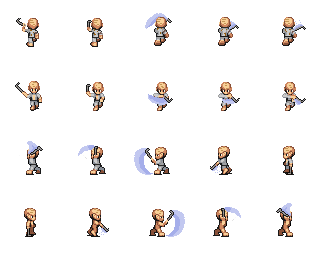
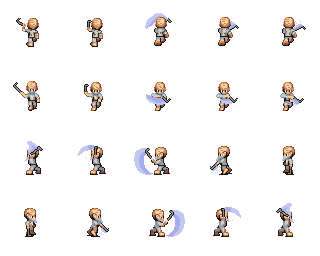
Layer changes from the first w=320, h=256 image to the second:
moved "Layer 5" above "Layer 3", painted on it over (24, 88, 300, 232)
painted on "Layer 3" over (25, 93, 296, 227)
painted on "Layer 4" over (28, 100, 294, 232)
painted on "Layer 1" over (13, 81, 306, 232)
